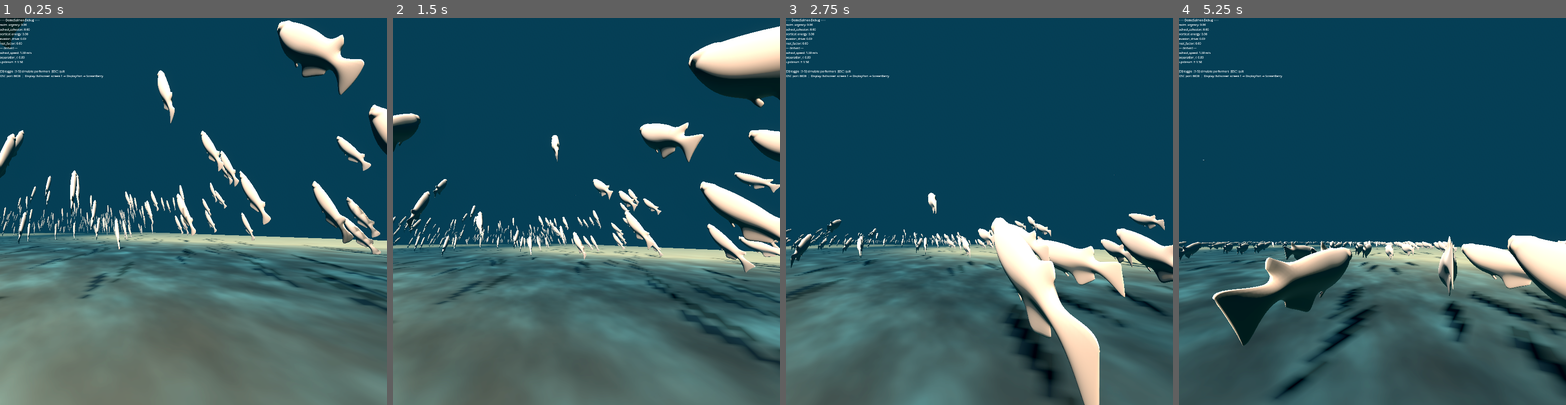
Above: before the commit, frames 1-4 (left to right).
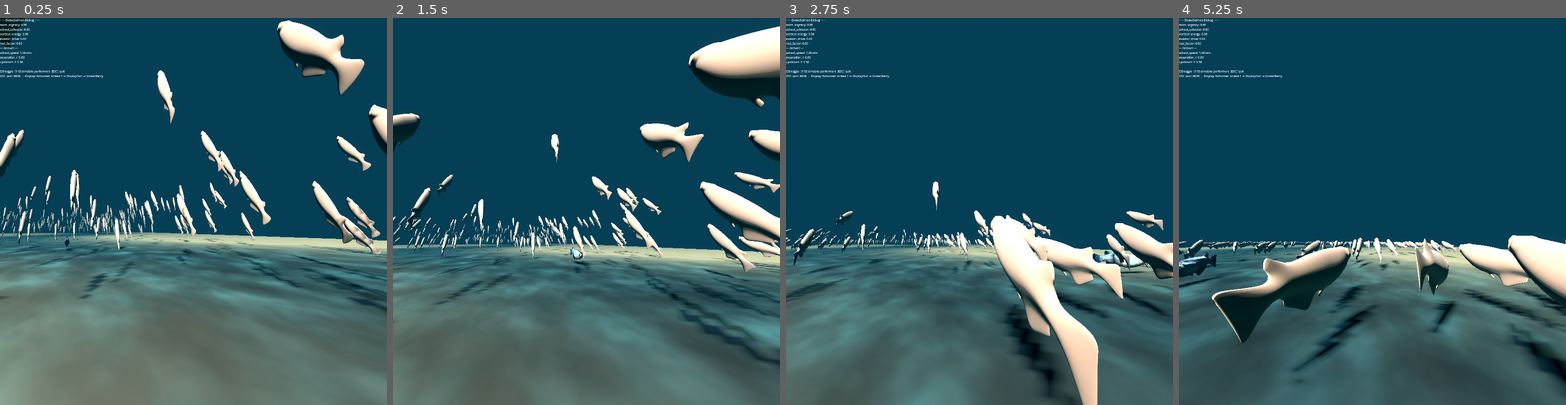
Above: after the commit, the same moments.

Repository: hollygrimm/dome-salmon
Game: Godot game, scene res://scenes/Main.tscn
Same seed, same stepped clock (60 frames per second), same inputs: the game is played once before the commit and once after it.
Inputs:
- Up to frame 1 (0.25 s): no input
- Up to frame 2 (1.5 s): tap Enter at 0.5 s; hold D (move_right) 0.53-1.28 s; tap 1 at 0.6 s; hold S (move_back) from 1.28 s (still down); tap 2 at 1.35 s
- Up to frame 3 (2.75 s): release S (move_back) at 2.03 s; hold D (move_right) from 2.03 s (still down); tap 3 at 2.1 s
- Up to frame 4 (5.25 s): release D (move_right) at 2.78 s; hold W (move_forward) 2.78-3.53 s; tap one key every 0.75 s from 2.85 s: 4 5 1 2; hold A (move_left) 3.53-5.03 s; hold S (move_back) from 5.03 s (still down)

The runs differ from the first frame. In frame 1, 0.2% of the frame differs, in the area x 0-66%, y 28-63%; in frame 2, 1.2%; in frame 3, 3.6%; in frame 4, 5.7%, in the area x 0-100%, y 36-99%.

Commit message:
feat: scale and orient PlayerFish to match school
Add fish_scale (25.0) and mesh_rotation_offset (Y=-90) @export vars on
PlayerFish so the hero fish renders at the same size and nose-alignment
as the MultiMesh school. Lower spawn Y to -1.4 so PlayerFish starts in
the school's spawn band instead of above the water surface.

Diff:
--- a/scripts/Main.gd
+++ b/scripts/Main.gd
@@ -110,7 +110,7 @@
 	player_fish = PlayerFish.new()
 	player_fish.name = "PlayerFish"
 	# Spawn downstream-end of the school volume, mid-water depth.
-	player_fish.global_position = Vector3(0.0, 0.5, 20.0)
+	player_fish.global_position = Vector3(0.0, -1.4, 20.0)
 	add_child(player_fish)
 
 
--- a/scripts/contributions/keanu/PlayerFish.gd
+++ b/scripts/contributions/keanu/PlayerFish.gd
@@ -42,6 +42,8 @@
 @export var swim_speed: float = 4.0
 @export var turn_smoothing: float = 0.15
 @export var salmon_glb_path: String = "res://assets/salmon.glb"
+@export var fish_scale: float = 25.0  # match SalmonSchool.fish_scale
+@export var mesh_rotation_offset: Vector3 = Vector3(0, -90, 0)  # GLB nose alignment
 
 var velocity: Vector3 = Vector3.ZERO
 var _mesh_instance: Node3D
@@ -76,6 +78,8 @@
 	if scene:
 		_mesh_instance = scene.instantiate()
 		add_child(_mesh_instance)
+		_mesh_instance.scale = Vector3.ONE * fish_scale
+		_mesh_instance.rotation_degrees = mesh_rotation_offset
 		return
 
 	# Fallback placeholder
@@ -88,5 +92,6 @@
 	mat.albedo_color = Color(0.861, 0.286, 0.369, 1.0)  # distinguish from school
 	mi.set_surface_override_material(0, mat)
 	add_child(mi)
+	mi.scale = Vector3.ONE * fish_scale
 	_mesh_instance = mi
 	push_warning("[PlayerFish] salmon.glb not found — using capsule placeholder.")
